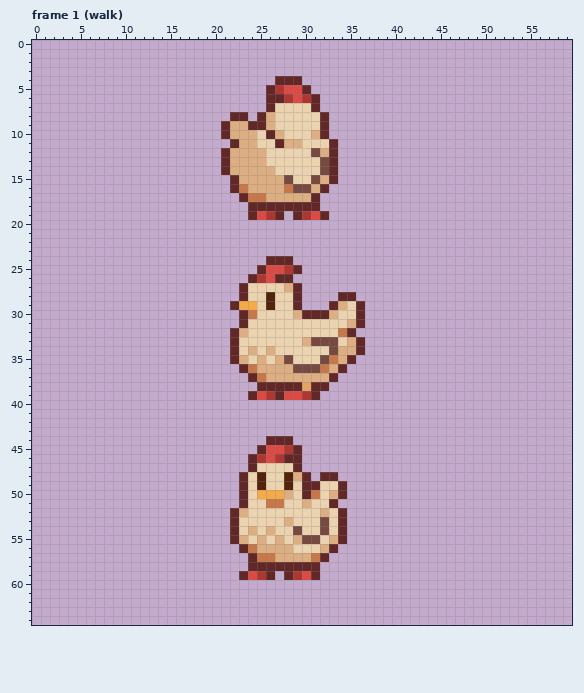
Pixel-art file -- Aseprite/ji.aseprite. The first picture shows the starting point.
60x65 pixels, 17 frames. Shown: frame 1 (walk). The commit also changed other frames, which this record leaves out.
After the commit:
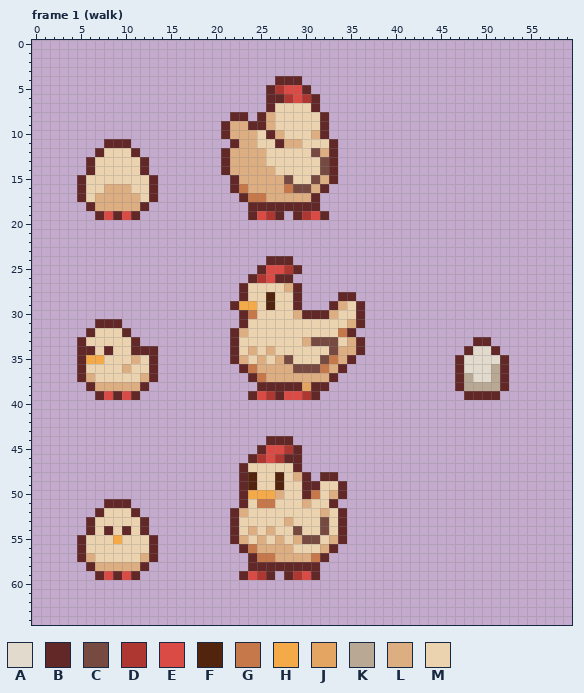
Palette (. is transparent): A #e1dacd  B #622727  C #764a41  D #ae3731  E #da4b45  F #53240d  G #c6784a  H #f5aa4a  J #e4a563  K #b9a994  L #ddae82  M #ebd3b0
Change:
layer "smor-ji" now shown
--- frame 1 (walk), layers "big-ji", "smor-ji"
@@ x 3..15 @@
 10 .............
-11 .............
-12 .............
-13 .............
-14 .............
-15 .............
-16 .............
-17 .............
-18 .............
-19 .............
+11 .....BBB.....
+12 ....BMMMB....
+13 ...BMMMMMB...
+14 ...BMMMMMB...
+15 ..BMMMMMMMB..
+16 ..BMMLLLMMB..
+17 ..BMLLLLLMB..
+18 ...BLLLLLB...
+19 ....BEBEB....
 20 .............
@@ x 0..59 @@
 30 .......................BGMMMMLBBBLMMB.......................
-31 .......................BMMMMMMMMMMMLB.......................
-32 ......................BLMMMMMMMMMMGB........................
-33 ......................BMMMMMMMLCCCMLB.......................
-34 ......................BMLMLMMMMMMCLLB.......................
-35 ......................BLMLMLCMMMCGLB........................
-36 .......................BGLLLLCCCGLB.........................
-37 ........................BGLLLLLLLB..........................
-38 .........................BBBBBJBB...........................
-39 ........................BEDBEEDB............................
+31 .......BBB.............BMMMMMMMMMMMLB.......................
+32 ......BMMMB...........BLMMMMMMMMMMGB........................
+33 .....BMMMMMB..........BMMMMMMMLCCCMLB............BB.........
+34 .....BBMBMMBBB........BMLMLMMMMMMCLLB...........BAAB........
+35 .....BHHMMMLMB........BLMLMLCMMMCGLB...........BAAAAB.......
+36 .....BMMMMLMMB.........BGLLLLCCCGLB............BAAAKB.......
+37 .....BLMMMMMLB..........BGLLLLLLLB.............BKAAKB.......
+38 ......BLLLLLB............BBBBBJBB..............BKKKKB.......
+39 .......BEBEB............BEDBEEDB................BBBB........
 40 ............................................................
@@ x 3..30 @@
 46 .....................BDEDBB.
-47 .....................BMMMMB.
-48 ....................BMFMMFLB
-49 ....................BMFMMFMB
-50 ....................BMHHHLMB
-51 ....................BMMGGMML
-52 ...................BLMMMMMMM
-53 ...................BMMMMMLMM
-54 ...................BMLMLMMCM
-55 ...................BLMLMLMLC
-56 ....................BGLLLLMM
-57 .....................BGGLLLL
-58 .....................BBBBBBB
-59 ....................BEDB.BDE
+47 ....................BMMMMMB.
+48 ....................BFMMFMLB
+49 ....................BFMMFMMB
+50 ....................BHHHLMMB
+51 .....BBB............BMGGMMML
+52 ....BMMMB..........BLMMMMMMM
+53 ...BMMMMMB.........BMMMMMLMM
+54 ...BMBMBMB.........BMLMLMMCM
+55 ..BMMMHMMMB........BLMLMLMLC
+56 ..BMMMMMMMB.........BGLLLLMM
+57 ..BLMMMMMLB..........BGGLLLL
+58 ...BLLLLLB...........BBBBBBB
+59 ....BEBEB...........BEDB.BDE
 60 ............................
Changed places in both pictures, as pixel boxes (x1, y1, x2, y2):
added: (77, 139, 158, 220)
added: (77, 319, 158, 400)
added: (455, 337, 509, 400)
changed: (239, 463, 293, 508)
added: (77, 499, 158, 580)
